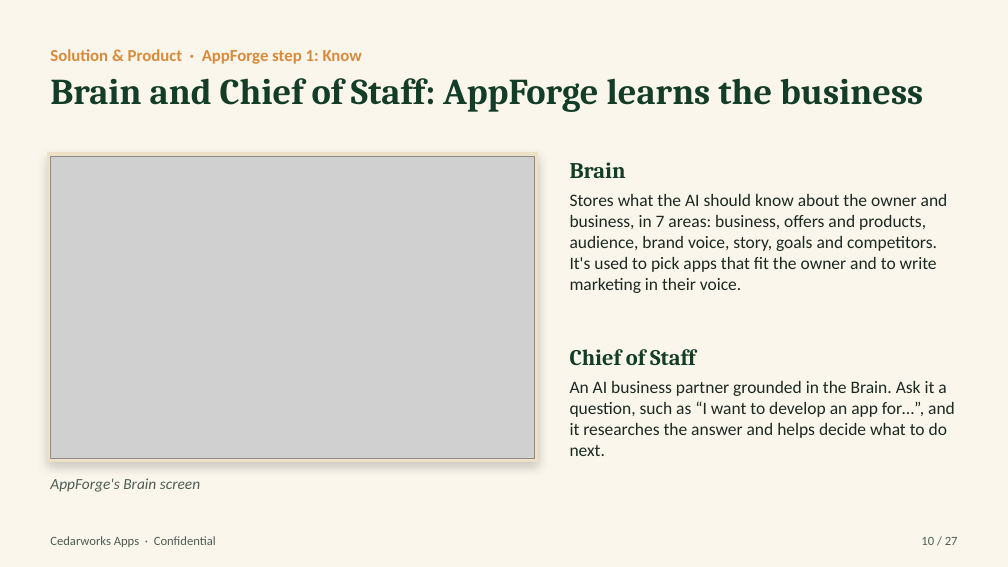
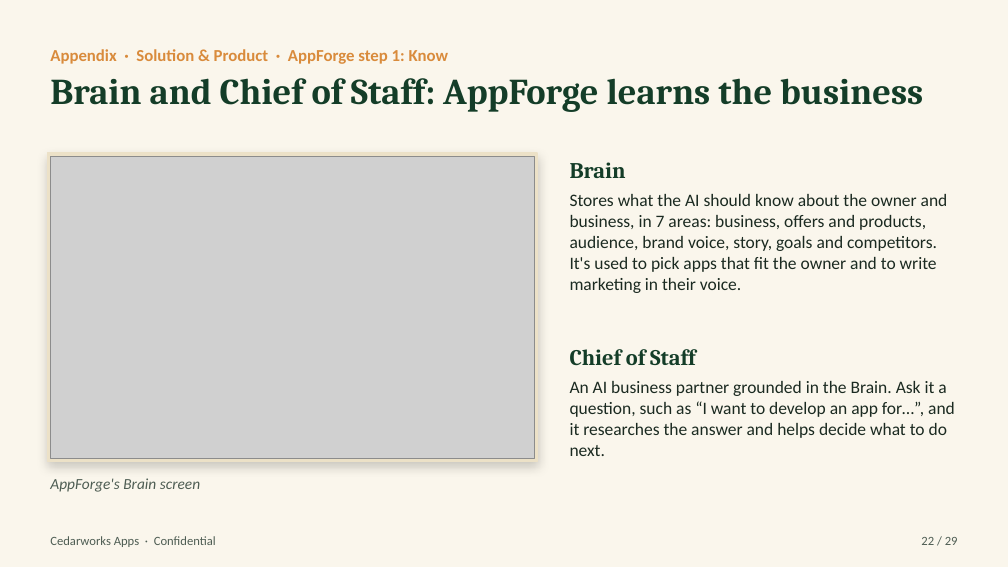
Before and after one commit to Pastorai1/Cedarworksapps, a slide deck: slide 22 of pitch-deck/Cedarworks-Apps-Pitch-Deck.pptx (slide 10 before the commit). Drawn at 1008x567 pixels with LibreOffice and Linux fonts; fonts in the diff are those of the drawing; grey boxes stand for pictures. Boxes give left, top, right and bottom in pixels: in the first picture for what was removed or moved away, otherwise in the second. Text is boxed around its words. In the diff, an @@ line names an element or a change of style, - is before the commit and + after.

```diff
--- a/pitch-deck/Cedarworks-Apps-Pitch-Deck.pptx
+++ b/pitch-deck/Cedarworks-Apps-Pitch-Deck.pptx
@@ text at (x1=50, y1=49, x2=449, y2=64): text changed @@
-Solution & Product · AppForge step 1: Know
+Appendix · Solution & Product · AppForge step 1: Know
@@ text at (x1=921, y1=537, x2=958, y2=545): text changed @@
-10 / 27
+22 / 29
```
Also in this commit, not shown: 23 other slides changed, 5 slides added, 3 slides removed, 4 other files.
